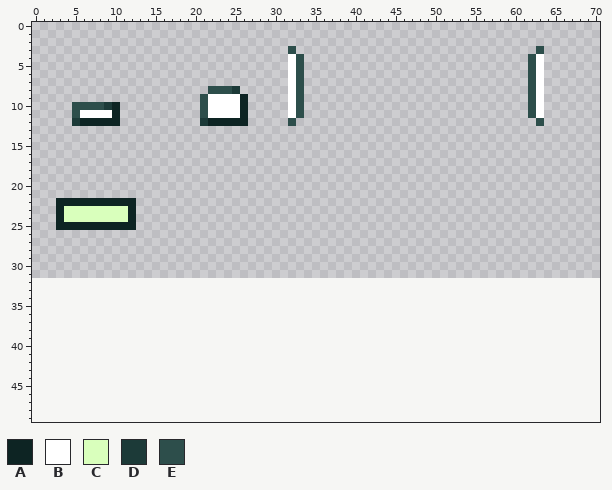
Edited in one commit: pixel-art file (examples/playground/src/main/resources/tilesets/turbine_decor.aseprite). Above, as it was before the edit.
128x32 pixels, 1 frame. Shown: x 0..70, y 0..49. The old version is drawn lined up with the new one, on the new canvas.
Palette (. is transparent): A #0d2423  B #ffffff  C #d9ffbc  D #1c3a38  E #2d4e4b
Pixels before (only the part around the change), first column x 0:
 0 .....................................................................
 1 .....................................................................
 2 .....................................................................
 3 ................................E..............................E.....
 4 ................................BE............................EB.....
 5 ................................BE............................EB.....
 6 ................................BE............................EB.....
 7 ................................BE............................EB.....
 8 ......................EEED......BE............................EB.....
 9 .....................EBBBBA.....BE............................EB.....
10 .....EEEEDA..........EBBBBA.....BE............................EB.....
11 .....EBBBBA..........EBBBBA.....BE............................EB.....
12 .....DAAAAA..........DAAAAA.....E..............................E.....
13 .....................................................................
14 .....................................................................
15 .....................................................................
16 .....................................................................
17 .....................................................................
18 .....................................................................
19 .....................................................................
20 .....................................................................
21 .....................................................................
22 ...AAAAAAAAAA........................................................
23 ...ACCCCCCCCA........................................................
24 ...ACCCCCCCCA........................................................
25 ...AAAAAAAAAA........................................................
26 .....................................................................
27 .....................................................................
28 .....................................................................
29 .....................................................................
30 .....................................................................
31 .....................................................................
32 .....................................................................
33 .....................................................................
34 .....................................................................
35 .....................................................................
36 .....................................................................
37 .....................................................................
38 .....................................................................
39 .....................................................................
40 .....................................................................
41 .....................................................................
42 .....................................................................
43 .....................................................................
44 .....................................................................
45 .....................................................................
46 .....................................................................
47 .....................................................................
48 .....................................................................
49 .....................................................................
After:
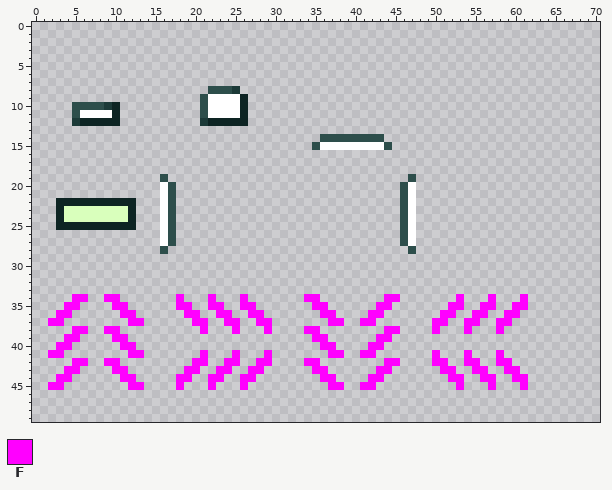
Colours new in this view: F #ff00ff
Edits made:
canvas 128x32 -> 128x96
Changed rows in their new state; - is an unchanged pixel.
first column x 32:
 3 .------------------------------.
 4 ..----------------------------..
 5 ..----------------------------..
 6 ..----------------------------..
 7 ..----------------------------..
 8 ..----------------------------..
 9 ..----------------------------..
10 ..----------------------------..
11 ..----------------------------..
12 .------------------------------.
14 ----EEEEEEEE--------------------
15 ---EBBBBBBBBE-------------------
first column x 16:
19 E------------------------------E
20 BE----------------------------EB
21 BE----------------------------EB
22 BE----------------------------EB
23 BE----------------------------EB
24 BE----------------------------EB
25 BE----------------------------EB
26 BE----------------------------EB
27 BE----------------------------EB
28 E------------------------------E
first column x 2:
34 ---FF--FF-------F---F---F-------FF--------FF-------F---F---F
35 --FF----FF------FF--FF--FF-------FF------FF-------FF--FF--FF
36 -FF------FF------FF--FF--FF-------FF----FF-------FF--FF--FF-
37 FF--------FF------FF--FF--FF-------FF--FF-------FF--FF--FF--
38 ---FF--FF----------F---F---F----FF--------FF----F---F---F---
39 --FF----FF-----------------------FF------FF-----------------
40 -FF------FF-----------------------FF----FF------------------
41 FF--------FF-------F---F---F-------FF--FF-------F---F---F---
42 ---FF--FF---------FF--FF--FF----FF--------FF----FF--FF--FF--
43 --FF----FF-------FF--FF--FF------FF------FF------FF--FF--FF-
44 -FF------FF-----FF--FF--FF--------FF----FF--------FF--FF--FF
45 FF--------FF----F---F---F----------FF--FF----------F---F---F
Changed places in both pictures, as pixel boxes (x1, y1, x2, y2):
changed: (288, 46, 416, 254)
erased: (528, 46, 544, 126)
added: (160, 174, 176, 254)
added: (48, 294, 144, 390)
added: (176, 294, 272, 390)
added: (304, 294, 528, 390)
